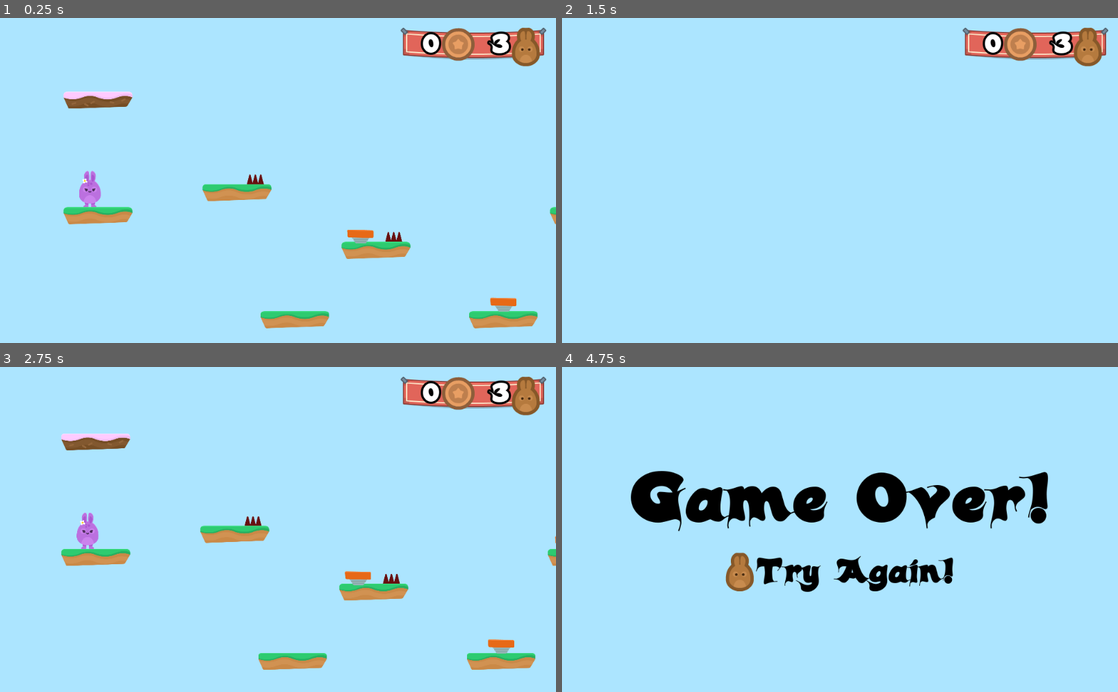
Above: before the commit, frames 1-4 (two rows, left to right).
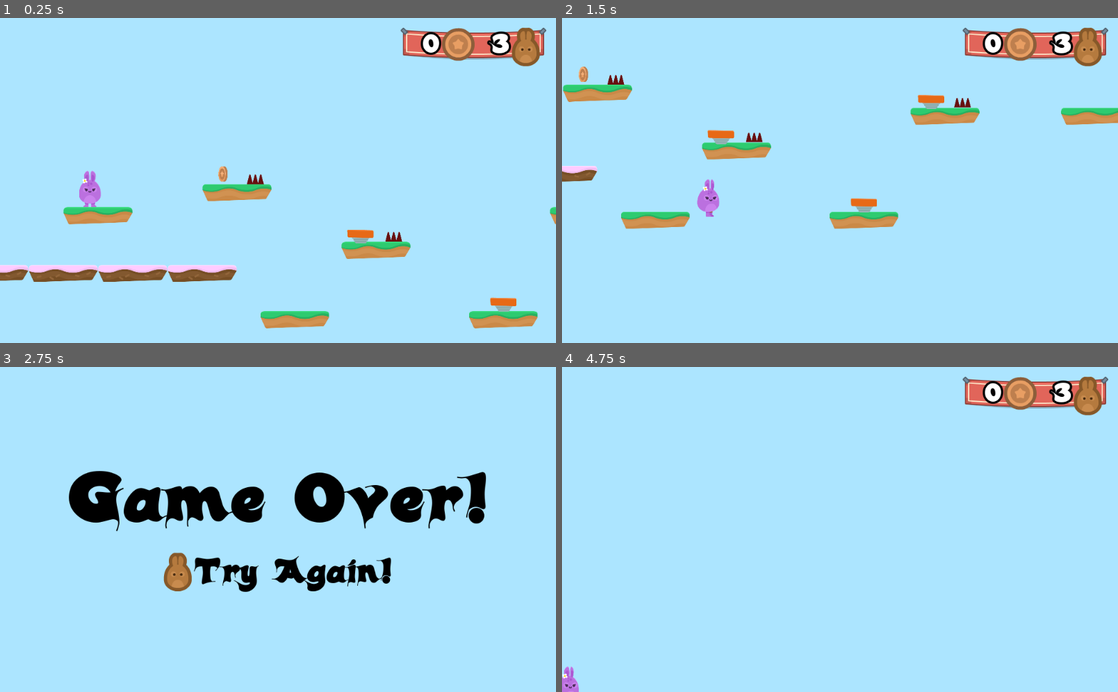
Above: after the commit, the same moments.

Repository: Vitor-Bukovitz/Hoppy-Days
Game: Godot game, scene res://Levels/Level1.tscn
Same seed, same stepped clock (60 frames per second), same inputs: the game is played once before the commit and once after it.
Inputs (mouse positions are in pixels of both pictures, inside the frame that each line leads up to):
- Up to frame 1 (0.25 s): no input
- Up to frame 2 (1.5 s): hold D (right) from 0.53 s (still down); tap W (jump) at 0.77 s
- Up to frame 3 (2.75 s): tap W (jump) at 1.52 s; release D (right) at 2 s; click (177, 575) at 2.02 s
- Up to frame 4 (4.75 s): click (739, 575) at 2.77 s; hold A (left) 3.53-4.28 s; hold D (right) from 4.28 s (still down); tap W (jump) at 4.52 s

The runs differ from the first frame. In frame 1, 2.6% of the frame differs, in the area x 0-43%, y 22-82%; in frame 2, 4.8%; in frame 3, 15%, in the area x 11-100%, y 2-94%; in frame 4, 11%.

Commit message:
Adding Coins - AnimationPlayer Nodes

Diff:
--- a/GUI/GUI.gd
+++ b/GUI/GUI.gd
@@ -1,5 +1,6 @@
 extends CanvasLayer
 
 
-func update_lives(lives_left):
+func update_GUI(lives_left, coins):
 	$Control/TextureRect/HBoxContainer/LifeCount.text = str(lives_left)
+	$Control/TextureRect/HBoxContainer/CoinCount.text = str(coins)
--- /dev/null
+++ b/Items/Coin.gd
@@ -0,0 +1,15 @@
+extends Node2D
+
+var taken = false
+
+
+func _on_Area2D_body_entered(body):
+	if not taken:
+		taken = true
+		$AnimationPlayer.play("die")
+		$AudioStreamPlayer.play()
+		get_tree().call_group("Gamestate", "coin_up")
+
+
+func die():
+	queue_free()
--- /dev/null
+++ b/Items/Coin.tscn
@@ -0,0 +1,71 @@
+[gd_scene load_steps=10 format=2]
+
+[ext_resource path="res://GFX/Items/bronze_3.png" type="Texture" id=1]
+[ext_resource path="res://GFX/Items/bronze_1.png" type="Texture" id=2]
+[ext_resource path="res://GFX/Items/bronze_2.png" type="Texture" id=3]
+[ext_resource path="res://GFX/Items/bronze_4.png" type="Texture" id=4]
+[ext_resource path="res://SFX/coin_SFX.wav" type="AudioStream" id=5]
+[ext_resource path="res://Items/Coin.gd" type="Script" id=6]
+
+[sub_resource type="SpriteFrames" id=1]
+animations = [ {
+"frames": [ ExtResource( 2 ), ExtResource( 3 ), ExtResource( 1 ), ExtResource( 4 ), ExtResource( 1 ), ExtResource( 3 ) ],
+"loop": true,
+"name": "spin",
+"speed": 10.0
+} ]
+
+[sub_resource type="CircleShape2D" id=2]
+radius = 42.6987
+
+[sub_resource type="Animation" id=3]
+resource_name = "die"
+length = 0.5
+tracks/0/type = "value"
+tracks/0/path = NodePath(".:scale")
+tracks/0/interp = 1
+tracks/0/loop_wrap = true
+tracks/0/imported = false
+tracks/0/enabled = true
+tracks/0/keys = {
+"times": PoolRealArray( 0, 0.2, 0.5 ),
+"transitions": PoolRealArray( 1, 1, 1 ),
+"update": 0,
+"values": [ Vector2( 1, 1 ), Vector2( 1.5, 1.5 ), Vector2( 1e-05, 1e-05 ) ]
+}
+tracks/1/type = "method"
+tracks/1/path = NodePath(".")
+tracks/1/interp = 1
+tracks/1/loop_wrap = true
+tracks/1/imported = false
+tracks/1/enabled = true
+tracks/1/keys = {
+"times": PoolRealArray( 0.5 ),
+"transitions": PoolRealArray( 1 ),
+"values": [ {
+"args": [  ],
+"method": "die"
+} ]
+}
+
+[node name="Coin" type="Node2D"]
+script = ExtResource( 6 )
+
+[node name="AnimatedSprite" type="AnimatedSprite" parent="."]
+frames = SubResource( 1 )
+animation = "spin"
+playing = true
+
+[node name="Area2D" type="Area2D" parent="."]
+collision_layer = 8
+
+[node name="CollisionShape2D" type="CollisionShape2D" parent="Area2D"]
+visible = false
+shape = SubResource( 2 )
+
+[node name="AudioStreamPlayer" type="AudioStreamPlayer" parent="."]
+stream = ExtResource( 5 )
+
+[node name="AnimationPlayer" type="AnimationPlayer" parent="."]
+anims/die = SubResource( 3 )
+[connection signal="body_entered" from="Area2D" to="." method="_on_Area2D_body_entered"]
--- a/Levels/GameState.gd
+++ b/Levels/GameState.gd
@@ -1,8 +1,8 @@
 extends Node2D
 
-const WORLD_LIMIT = 4000
 var lives = 3
-
+var coins = 0
+var target_number_of_coins = 10
 
 func _ready():
 	add_to_group("Gamestate")
@@ -18,7 +18,20 @@
 
 
 func update_GUI():
-	get_tree().call_group("GUI", "update_lives", lives)
+	get_tree().call_group("GUI", "update_GUI", lives, coins)
+
+
+func coin_up():
+	coins += 1
+	update_GUI()
+	var multiple_of_coins = (coins % target_number_of_coins) == 0
+	if multiple_of_coins:
+		life_up()
+
+
+func life_up():
+	lives += 1
+	update_GUI()
 
 
 func end_game():
--- a/Levels/Level1.tscn
+++ b/Levels/Level1.tscn
@@ -7,6 +7,7 @@
 [ext_resource path="res://Items/JumpPad.tscn" type="PackedScene" id=5]
 [ext_resource path="res://Levels/GameState.gd" type="Script" id=6]
 [ext_resource path="res://GUI/GUI.tscn" type="PackedScene" id=7]
+[ext_resource path="res://Items/Coin.tscn" type="PackedScene" id=8]
 
 [node name="Level1" type="Node2D"]
 position = Vector2( 16.7415, 2.39166 )
@@ -19,7 +20,7 @@
 tile_set = ExtResource( 2 )
 collision_layer = 2
 format = 1
-tile_data = PoolIntArray( -262139, 0, 0, 65620, 2, 0, 262161, 2, 0, 262215, 2, 0, 393221, 2, 0, 393263, 2, 0, 393276, 2, 0, 589853, 2, 0, 655464, 0, 0, 786526, 2, 0, 983062, 2, 0, 983080, 2, 0 )
+tile_data = PoolIntArray( 65620, 2, 0, 262161, 2, 0, 262215, 2, 0, 393221, 2, 0, 393263, 2, 0, 393276, 2, 0, 589853, 2, 0, 655464, 0, 0, 786428, 0, 0, 720898, 0, 0, 720904, 0, 0, 720910, 0, 0, 786526, 2, 0, 983062, 2, 0, 983080, 2, 0 )
 
 [node name="Hazards" type="Node" parent="."]
 
@@ -31,6 +32,50 @@
 
 [node name="SpikeTop3" parent="Hazards" instance=ExtResource( 3 )]
 position = Vector2( 3311.74, 358.772 )
+
+[node name="Coins" type="Node" parent="."]
+
+[node name="Coin" parent="Coins" instance=ExtResource( 8 )]
+position = Vector2( 1217.83, 202.215 )
+
+[node name="Coin2" parent="Coins" instance=ExtResource( 8 )]
+position = Vector2( 1217.83, 202.215 )
+
+[node name="Coin3" parent="Coins" instance=ExtResource( 8 )]
+position = Vector2( 1217.83, 202.215 )
+
+[node name="Coin4" parent="Coins" instance=ExtResource( 8 )]
+position = Vector2( 1217.83, 202.215 )
+
+[node name="Coin5" parent="Coins" instance=ExtResource( 8 )]
+position = Vector2( 1217.83, 202.215 )
+
+[node name="Coin6" parent="Coins" instance=ExtResource( 8 )]
+position = Vector2( 1217.83, 202.215 )
+
+[node name="Coin7" parent="Coins" instance=ExtResource( 8 )]
+position = Vector2( 1217.83, 202.215 )
+
+[node name="Coin8" parent="Coins" instance=ExtResource( 8 )]
+position = Vector2( 1217.83, 202.215 )
+
+[node name="Coin9" parent="Coins" instance=ExtResource( 8 )]
+position = Vector2( 1217.83, 202.215 )
+
+[node name="Coin10" parent="Coins" instance=ExtResource( 8 )]
+position = Vector2( 1217.83, 202.215 )
+
+[node name="Coin11" parent="Coins" instance=ExtResource( 8 )]
+position = Vector2( 1217.83, 202.215 )
+
+[node name="Coin12" parent="Coins" instance=ExtResource( 8 )]
+position = Vector2( 1217.83, 202.215 )
+
+[node name="Coin13" parent="Coins" instance=ExtResource( 8 )]
+position = Vector2( 1217.83, 202.215 )
+
+[node name="Coin14" parent="Coins" instance=ExtResource( 8 )]
+position = Vector2( 1217.83, 202.215 )
 
 [node name="JumpPads" type="Node" parent="."]
 
Not shown: 1 places in Levels/Level1.tscn that only renumber resources
